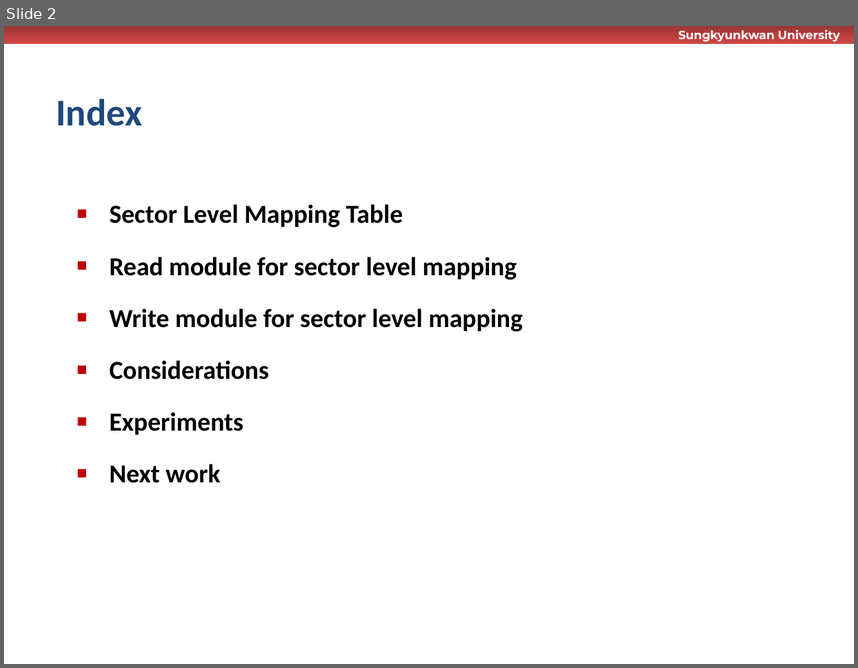
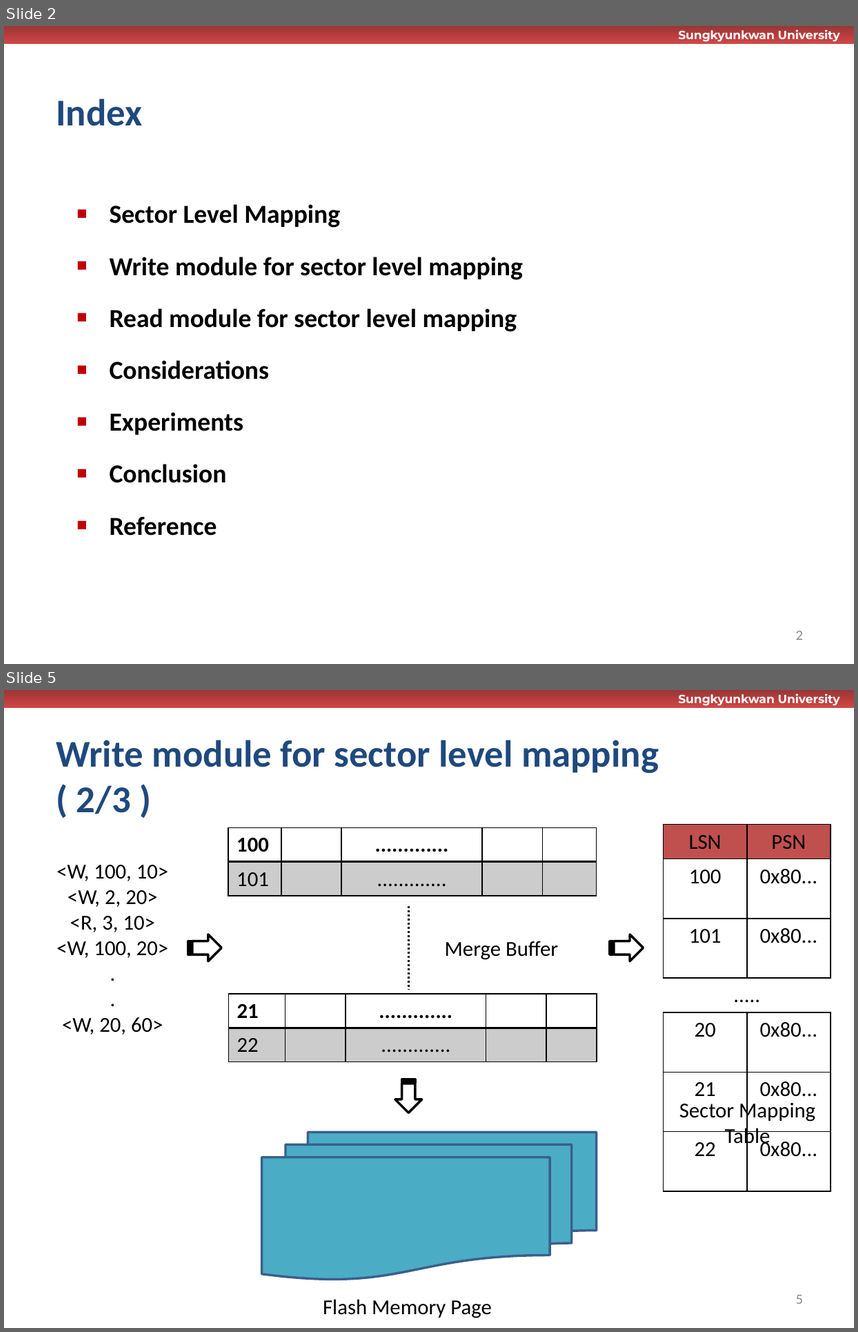
Before and after one commit to wurikiji/tutorial2-dev, a slide deck: docs/1차_완료_및_테스트.pptx. Shown one above the other, each under a label of ours: slide 2 before the commit, slides 2 and 5 after it; the slides between them are not shown. The pictures are 858x668 and 858x1332 pixels, drawn with LibreOffice and Linux fonts; fonts in the diff are those of the drawing; background and template pictures are left out. Boxes give left, top, right and bottom in pixels: in the first picture for what was removed or moved away, otherwise in the second. Text is boxed around its words. In the diff, an @@ line names an element or a change of style, - is before the commit and + after.

```diff
--- a/docs/1차_완료_및_테스트.pptx
+++ b/docs/1차_완료_및_테스트.pptx
@@ slide 5 added at [4, 690, 854, 1328], background #FFFFFF; not listed: 2 template elements that a slide beside it also shows @@
@@ title added at [56, 740, 659, 814], 32 pt, text #1F497D, bold @@
+Write module for sector level mapping ( 2/3 )
@@ table added at [228, 828, 597, 896], 2 rows, 5 columns @@
+100 |  | ............. |  | 
+101 |  | ............. |  | 
@@ table added at [664, 825, 831, 1191], 7 rows, 2 columns @@
+LSN | PSN
+100 | 0x80...
+101 | 0x80...
+..... | 
+20 | 0x80...
+21 | 0x80...
+22 | 0x80...
@@ text added at [56, 865, 169, 1034], 18 pt, text #000000 @@
+<W, 100, 10>
+<W, 2, 20>
+<R, 3, 10>
+<W, 100, 20>
+.
+.
+<W, 20, 60>
@@ line added from (408, 906) to (408, 989), #000000 1.75 pt dashed @@
@@ striped right arrow added at [188, 934, 221, 960], fill #FFFFFF, outline #000000 2 pt @@
@@ striped right arrow added at [610, 934, 643, 960], fill #FFFFFF, outline #000000 2 pt @@
@@ text added at [445, 940, 558, 960], 18 pt, text #000000 @@
+Merge Buffer
@@ table added at [228, 994, 597, 1061], 2 rows, 5 columns @@
+21 |  | ............. |  | 
+22 |  | ............. |  | 
@@ striped right arrow added at [395, 1079, 421, 1112], fill #FFFFFF, outline #000000 2 pt @@
@@ text added at [680, 1099, 815, 1148], 18 pt, text #000000 @@
+Sector Mapping
+Table
@@ flow chart multidocument added at [261, 1132, 597, 1279], fill #4BACC6, outline #3A5F8C 2 pt @@
@@ text added at [323, 1299, 492, 1318], 18 pt, text #000000 @@
+Flash Memory Page
@@ page number added at [796, 1294, 803, 1303], 12 pt, text #8C8C8C @@
+5
@@ slide 2 changed as well @@
@@ text at [110, 204, 523, 280]: text changed @@
-▪ Sector Level Mapping Table
+▪ Sector Level Mapping
+▪ Write module for sector level mapping
@@ text at [110, 308, 523, 332]: paragraph removed @@
-▪ Write module for sector level mapping
@@ text at [110, 463, 227, 535]: text changed @@
-▪ Next work
+▪ Conclusion
+▪ Reference
@@ page number added at [796, 630, 803, 639], 12 pt, text #8C8C8C @@
+2
```
Also in this commit, not shown: 10 other slides changed, 5 other slides added, 1 slide removed.
